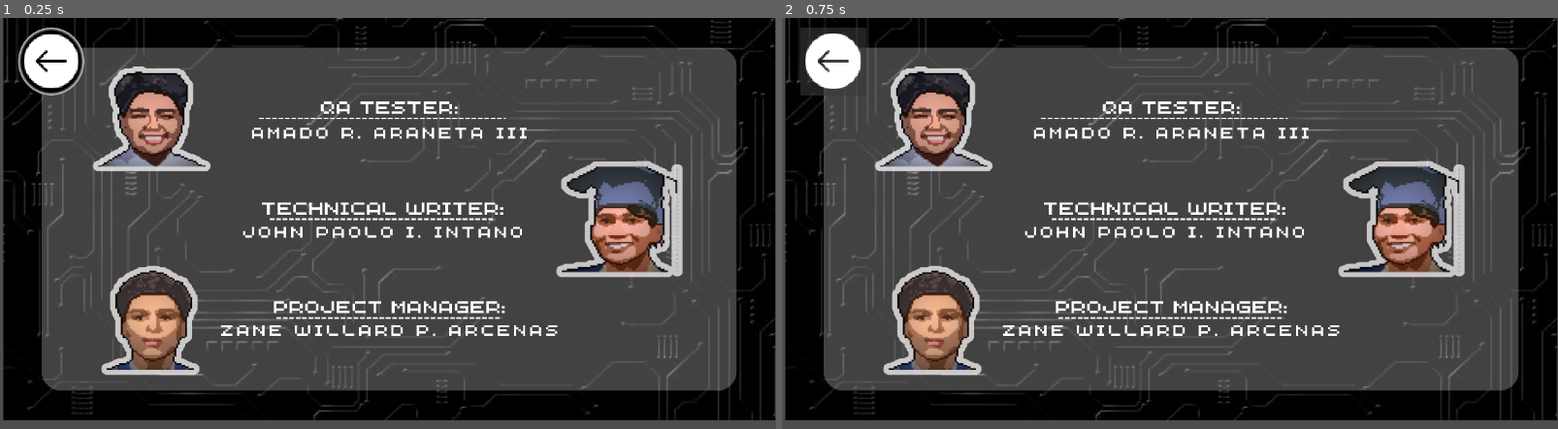
Above: before the commit, frames 1-2 (left to right).
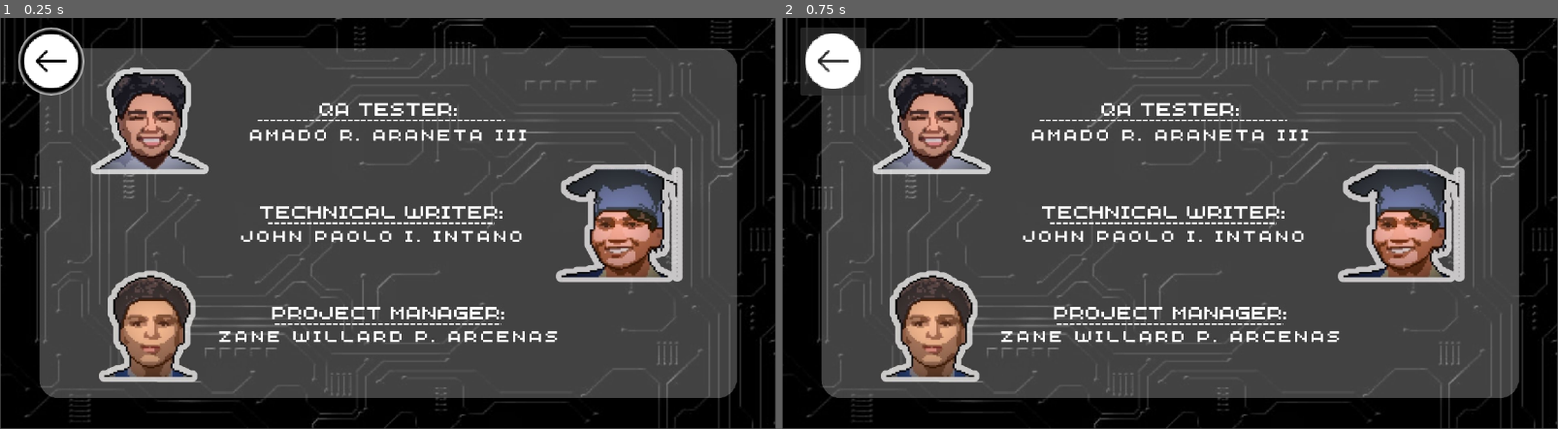
Above: after the commit, the same moments.

Repository: kurtseles090805/SD-PROJECT-GODOT
Game: Godot game, scene res://scenes/AboutUsSceneSecond.tscn
Same seed, same stepped clock (60 frames per second), same inputs: the game is played once before the commit and once after it. This scene is started directly instead of the project's main scene.
Inputs (mouse positions are in pixels of both pictures, inside the frame that each line leads up to):
- Up to frame 1 (0.25 s): no input
- Up to frame 2 (0.75 s): click (836, 63) at 0.5 s

The runs differ from the first frame. In frame 1, 16% of the frame differs, in the area x 0-100%, y 0-100%; in frame 2, 16%.
Error before the commit: Cannot call method 'change_scene_to_file' on a null value. (res://scenes/NEXT)

Commit message:
try ulit

Diff:
--- a/scenes/AboutUsSceneSecond.tscn
+++ b/scenes/AboutUsSceneSecond.tscn
@@ -32,8 +32,9 @@
 
 [node name="Panel" type="Panel" parent="."]
 layout_mode = 0
-offset_right = 1250.0
-offset_bottom = 597.0
+offset_left = -4.0
+offset_right = 1251.0
+offset_bottom = 609.0
 scale = Vector2(0.916497, 1)
 pivot_offset = Vector2(65, 46)
 theme_override_styles/panel = SubResource("StyleBoxTexture_8dm7t")
--- a/scenes/NEXT BUTTON.gd
+++ b/scenes/NEXT BUTTON.gd
@@ -2,17 +2,7 @@
 
 func _ready():
 	connect("pressed", _on_next_button_pressed)
-	connect("pressed", _on_back_button_pressed)
 
-# Function to go back to the previous scene
-func _on_back_button_pressed():
-	if ResourceLoader.exists("res://scenes/AboutUsScene.tscn"):
-		get_tree().change_scene_to_file("res://scenes/AboutUsScene.tscn")
-	else:
-		print("Previous scene not found!", "res://scenes/AboutUsScene.tscn")
-
-
-# Function to go to the next scene
 func _on_next_button_pressed():
 	if ResourceLoader.exists("res://scenes/AboutUsSceneSecond.tscn"):
 		get_tree().change_scene_to_file("res://scenes/AboutUsSceneSecond.tscn")
--- a/scenes/SettingWindow.tscn
+++ b/scenes/SettingWindow.tscn
@@ -40,7 +40,7 @@
 grow_vertical = 2
 theme_override_styles/panel = SubResource("StyleBoxTexture_a1dxx")
 
-[node name="Settings" type="Button" parent="."]
+[node name="MuteSound" type="Button" parent="Panel"]
 layout_mode = 0
 offset_left = 776.0
 offset_top = 194.0
@@ -50,18 +50,7 @@
 icon = ExtResource("2_841h6")
 text_overrun_behavior = 3
 
-[node name="Pause" type="Button" parent="."]
-layout_mode = 0
-offset_left = 24.0
-offset_top = 16.0
-offset_right = 96.0
-offset_bottom = 88.0
-theme = SubResource("Theme_cntmq")
-icon = ExtResource("3_iac53")
-icon_alignment = 1
-expand_icon = true
-
-[node name="Cancel" type="Button" parent="."]
+[node name="MuteMusic" type="Button" parent="Panel"]
 layout_mode = 0
 offset_left = 776.0
 offset_top = 282.0
@@ -69,7 +58,7 @@
 offset_bottom = 340.0
 icon = ExtResource("2_841h6")
 
-[node name="Label" type="Label" parent="."]
+[node name="Settings" type="Label" parent="Panel"]
 layout_mode = 1
 anchors_preset = -1
 anchor_left = 0.52
@@ -85,7 +74,7 @@
 theme_override_font_sizes/font_size = 41
 text = "Settings"
 
-[node name="Label2" type="Label" parent="."]
+[node name="Sounc" type="Label" parent="Panel"]
 layout_mode = 1
 anchors_preset = -1
 anchor_left = 0.52
@@ -101,7 +90,7 @@
 theme_override_font_sizes/font_size = 41
 text = "Sound"
 
-[node name="Label3" type="Label" parent="."]
+[node name="Music" type="Label" parent="Panel"]
 layout_mode = 1
 anchors_preset = -1
 anchor_left = 0.52
@@ -117,15 +106,26 @@
 theme_override_font_sizes/font_size = 41
 text = "Music"
 
-[node name="HSlider" type="HSlider" parent="."]
+[node name="MusicAdjust" type="HSlider" parent="Panel"]
 layout_mode = 0
 offset_left = 440.0
 offset_top = 288.0
 offset_right = 736.0
 offset_bottom = 336.0
 
-[node name="HSlider2" type="HSlider" parent="."]
+[node name="SoundAdjust" type="HSlider" parent="Panel"]
 offset_left = 440.0
 offset_top = 200.0
 offset_right = 736.0
 offset_bottom = 248.0
+
+[node name="Exit" type="Button" parent="."]
+layout_mode = 0
+offset_left = 24.0
+offset_top = 16.0
+offset_right = 96.0
+offset_bottom = 88.0
+theme = SubResource("Theme_cntmq")
+icon = ExtResource("3_iac53")
+icon_alignment = 1
+expand_icon = true
